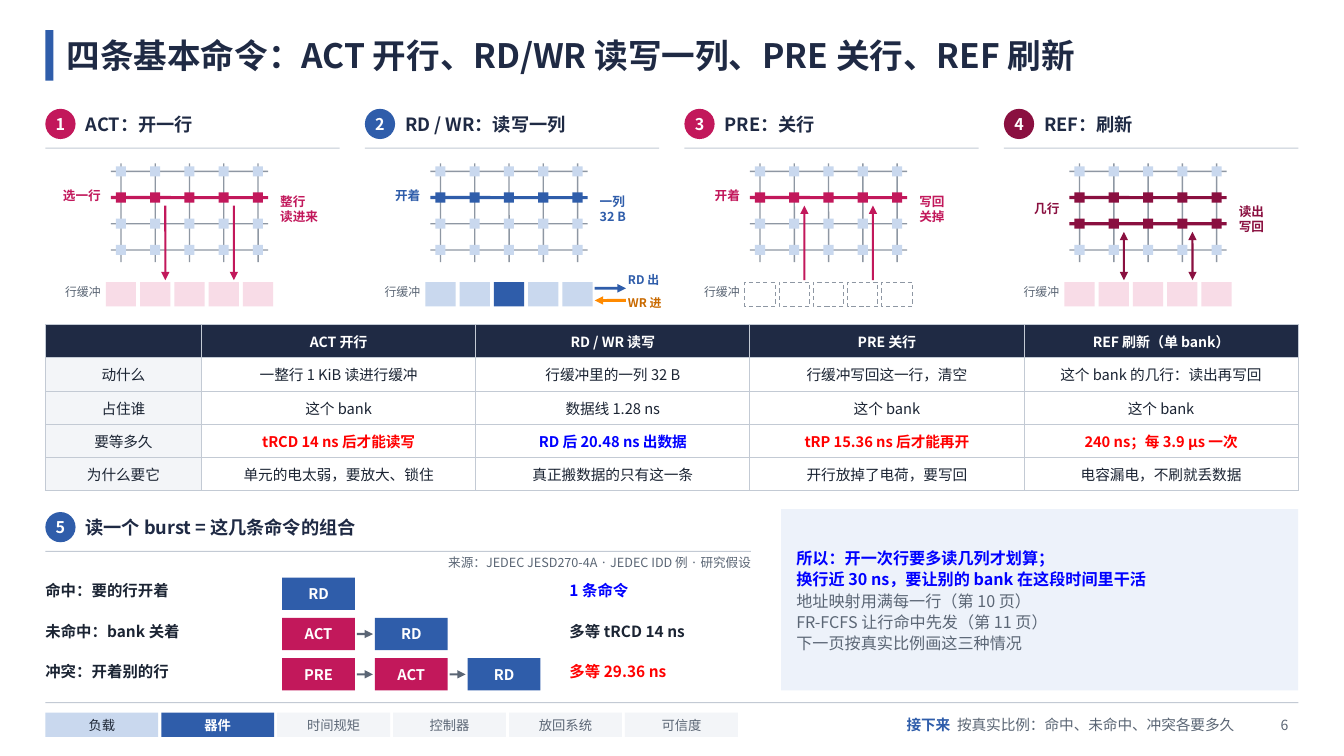
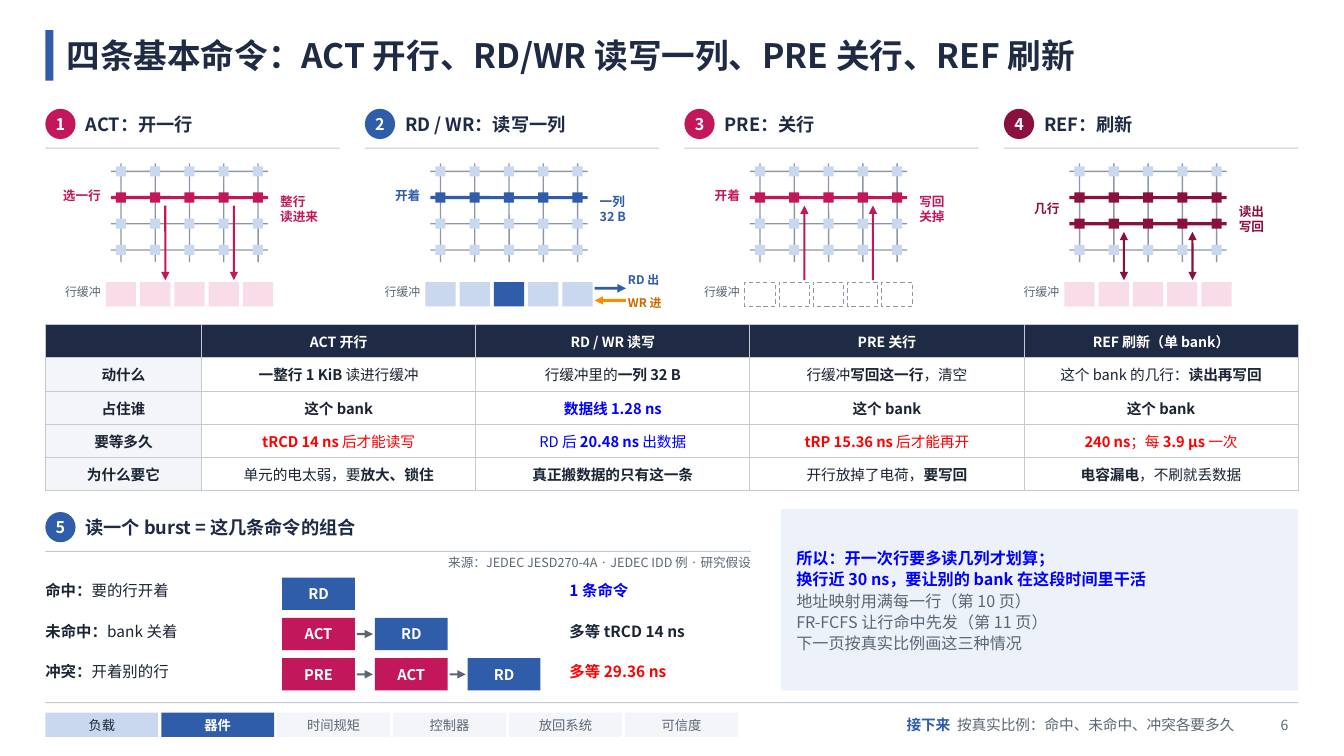
Before and after one commit to zhenghao21/heterollm-sim-4.0.0, a slide deck: slide 6 of docs/presentations/hbm_control_logic_20261107/HBM控制逻辑讲解.pptx. Drawn at 1344x756 pixels with LibreOffice and Linux fonts; fonts in the diff are those of the drawing. Boxes give left, top, right and bottom in pixels: in the first picture for what was removed or moved away, otherwise in the second. Text is boxed around its words. In the diff, an @@ line names an element or a change of style, - is before the commit and + after.

```diff
--- a/docs/presentations/hbm_control_logic_20261107/HBM控制逻辑讲解.pptx
+++ b/docs/presentations/hbm_control_logic_20261107/HBM控制逻辑讲解.pptx
@@ table at <box>45,325,1299,486</box> @@
@@ bold on in "动什么", "一整行 1 KiB", "行缓冲里的一列 32 B", "行缓冲写回这一行，清空" and 12 more places @@
@@ text colour #1B2433 to #0000FF in "数据线 1.28 ns" @@
@@ bold off in "后才能读写", "RD 后 出数据", "后才能再开", "ns；每 一次" @@
@@ text "命中：要的行开着" at <box>45,583,168,598</box>: bold off in "命中：要的行开着" @@
@@ text "未命中：bank 关着" at <box>45,624,178,639</box>: bold off in "未命中：bank 关着" @@
@@ text "冲突：开着别的行" at <box>45,664,168,679</box>: bold off in "冲突：开着别的行" @@
```
Also in this commit, not shown: 19 other slides changed, 32 other files.
